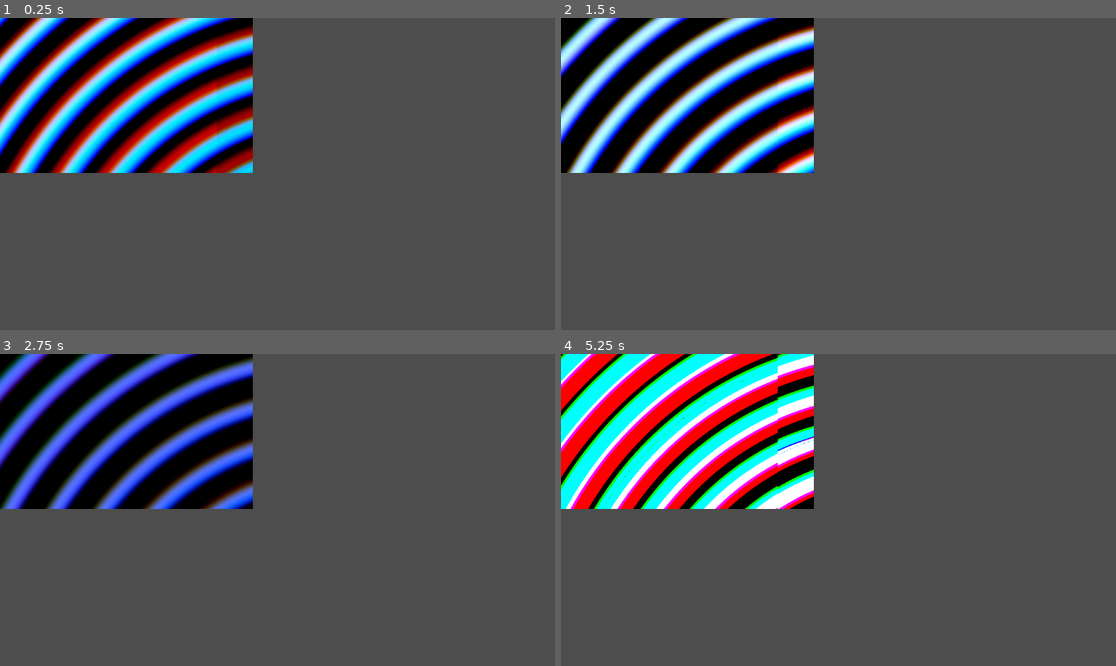
Above: before the commit, frames 1-4 (two rows, left to right).
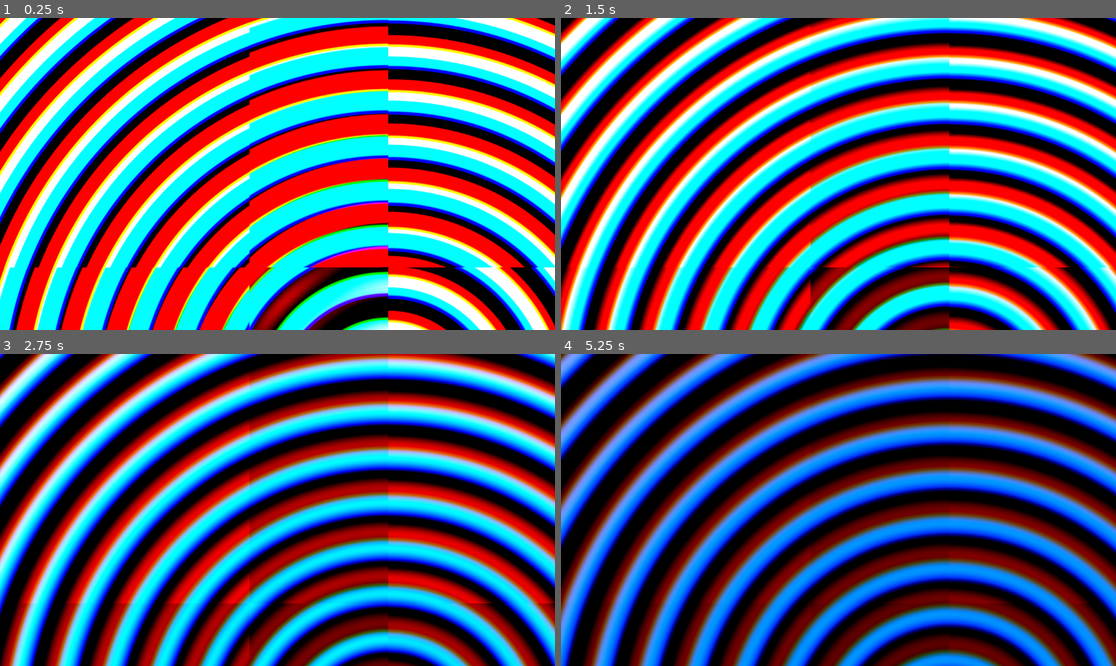
Above: after the commit, the same moments.

Repository: trevyn/shadertest
Game: Godot game, scene res://main.tscn
Two runs of this game, one before a commit and one after it. Both use one fixed random seed, a clock stepped at 60 frames per second and the inputs below. The engine's default icon, where the game draws it, is replaced by a stand-in: a white triangle on a blue panel in a dark square.
Inputs:
- Up to frame 1 (0.25 s): no input
- Up to frame 2 (1.5 s): no input
- Up to frame 3 (2.75 s): no input
- Up to frame 4 (5.25 s): no input

The runs differ from the first frame. In frame 1, 99% of the frame differs, in the area x 0-100%, y 0-100%; in frame 2, 96%; in frame 3, 99%; in frame 4, 98%.

Commit message:
space princess said to save it

Diff:
--- /dev/null
+++ b/Sprite2D.gd
@@ -0,0 +1,14 @@
+extends Sprite2D
+
+func _ready():
+	on_size_changed()
+	get_tree().get_root().connect("size_changed", on_size_changed)
+
+func on_size_changed():
+	print("Resizing: ", get_viewport_rect().size)
+	var viewportWidth = get_viewport().size.x
+	#var _viewportHeight = get_viewport().size.y
+
+	var my_scale = viewportWidth / texture.get_size().x
+
+	set_scale(Vector2(my_scale, my_scale))
--- a/main.tscn
+++ b/main.tscn
@@ -1,17 +1,20 @@
-[gd_scene load_steps=4 format=3 uid="uid://cm1rlp0hr6eq0"]
+[gd_scene load_steps=5 format=3 uid="uid://cm1rlp0hr6eq0"]
 
 [ext_resource type="Shader" path="res://shader.gdshader" id="1_jr8jw"]
 [ext_resource type="Texture2D" uid="uid://cagjxb3ec4ii3" path="res://icon.svg" id="2_1scnd"]
+[ext_resource type="Script" path="res://Sprite2D.gd" id="3_myghn"]
 
 [sub_resource type="ShaderMaterial" id="ShaderMaterial_8puxc"]
 shader = ExtResource("1_jr8jw")
 shader_parameter/blue = -1.03
-shader_parameter/timescale = 1.78
+shader_parameter/timescale = 0.14
 
 [node name="Node2D" type="Node2D"]
 
 [node name="Sprite2D" type="Sprite2D" parent="."]
 material = SubResource("ShaderMaterial_8puxc")
-position = Vector2(206.25, 140.25)
-scale = Vector2(4.98047, 2.83985)
+position = Vector2(2.08165e-12, 2.08165e-12)
+scale = Vector2(20, 20)
 texture = ExtResource("2_1scnd")
+centered = false
+script = ExtResource("3_myghn")
--- a/shader.gdshader
+++ b/shader.gdshader
@@ -17,8 +17,8 @@
 }
 
 void fragment() {
-	vec3 iResolution = vec3(1000.0, 1000.0, 0.0);
-    vec2 uv = (FRAGCOORD.xy * 2.0 - iResolution.xy * 1.4) / iResolution.y;
+	vec3 iResolution = vec3(1.0, 1.0, 0.0);
+    vec2 uv = (UV * 2.0 - iResolution.xy * 1.4) / iResolution.y;
     vec2 uv0 = uv;
     vec3 finalColor = vec3(0.0);
 	float iTime = TIME * timescale;
